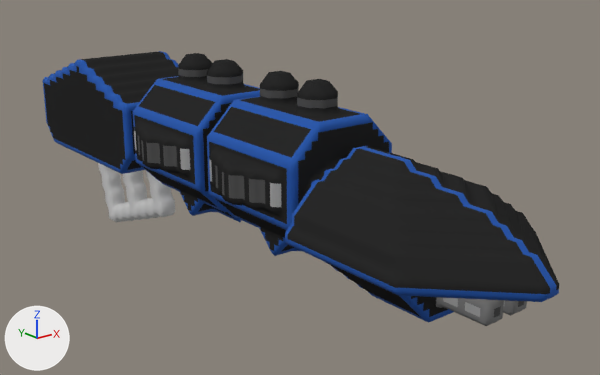
Before and after pictures for a commit that changed the OBJ model src/jsMain/resources/meshes/diadochi-3-lotan-class.obj.
Both versions are drawn from a 50 mm camera at (-66.8, -97.9, 53.4) aimed at (6.9, -5.9, 16.5). Arrows for +X, +Y and +Z are at lower left; the lights stay in place. Where no turn or scale is listed for an object, it has been applied to the vertices.

In view in the first picture: 'diadochi-3-lotan-class'.
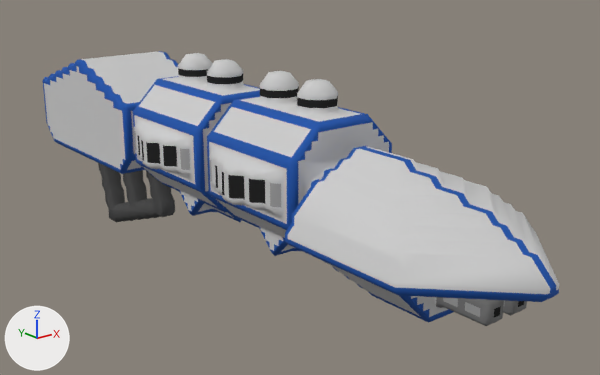
What the commit changed:
me_diadochi_3_lotan_class is used by ob_diadochi_3_lotan_class; location (0.0, 0.0, 0.0).
me_diadochi_3_lotan_class had 14093 vertices, 28190 faces and spanned x -11.5..11.5, y -54.5..54.5, z -0.1..34.9.
me_diadochi_3_lotan_class now has 2831 vertices, 5289 faces and spans x -11.5..11.5, y -54.5..54.5, z -0.1..34.9.
me_diadochi_3_lotan_class part 1: 11270 vertices removed from x -11.5..11.5, y -54.5..54.0, z -0.1..34.9; 8 vertices added at x -4.5..-3.5, y -25.5..-25.0, z 23.9..24.9.
me_diadochi_3_lotan_class part 2: 580 kept faces spanning x -11.5..11.5, y -54.5..54.5, z -0.1..31.4 get new texture (UV) coordinates.

Pixel boxes (x1, y1, x2, y2) of what changed, in the pictures (600 x 375 px):
part 1 of me_diadochi_3_lotan_class, cut back (black)
    before: (43, 51, 559, 320)
part 2 of me_diadochi_3_lotan_class, surface changed
    both: (103, 80, 559, 309)
